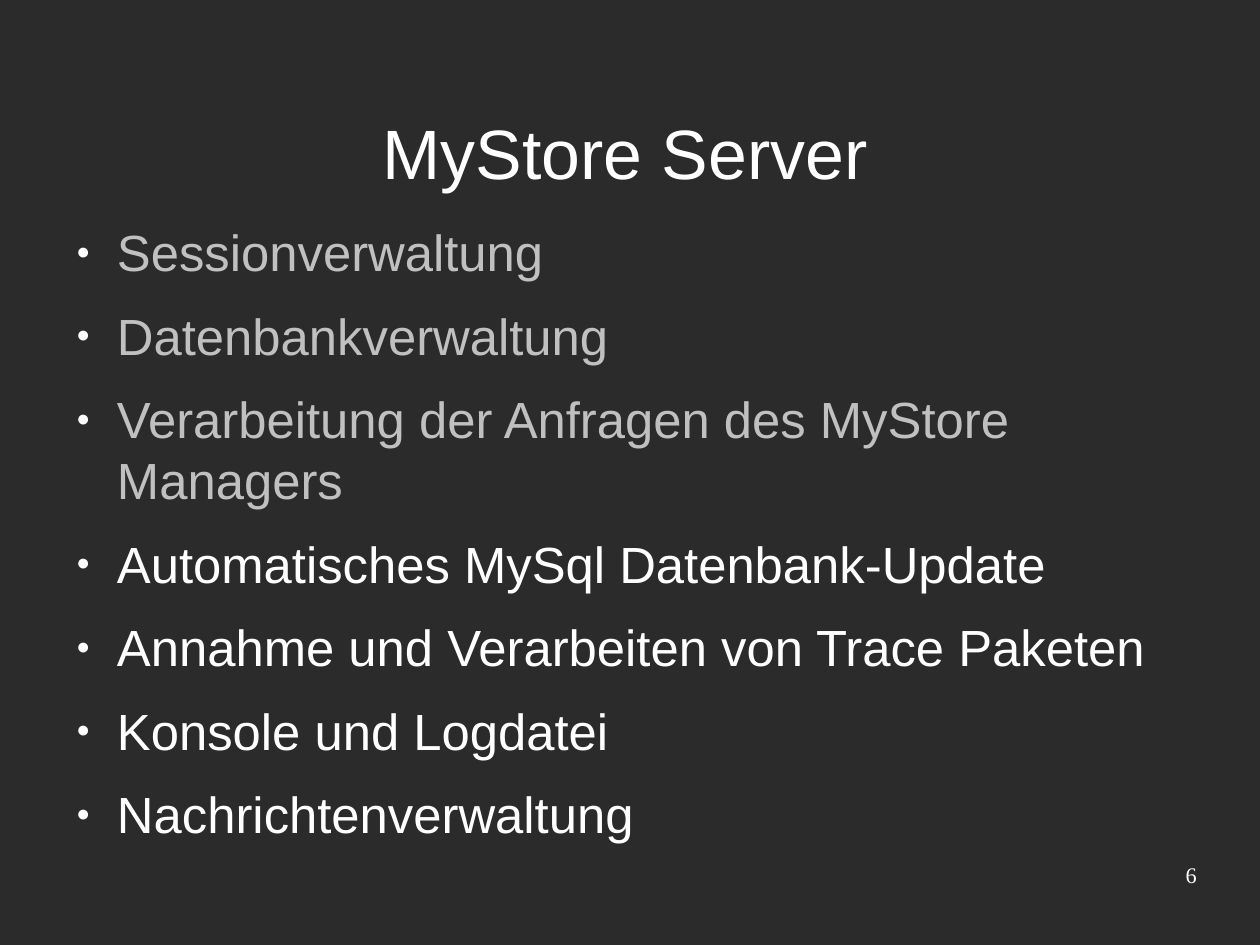
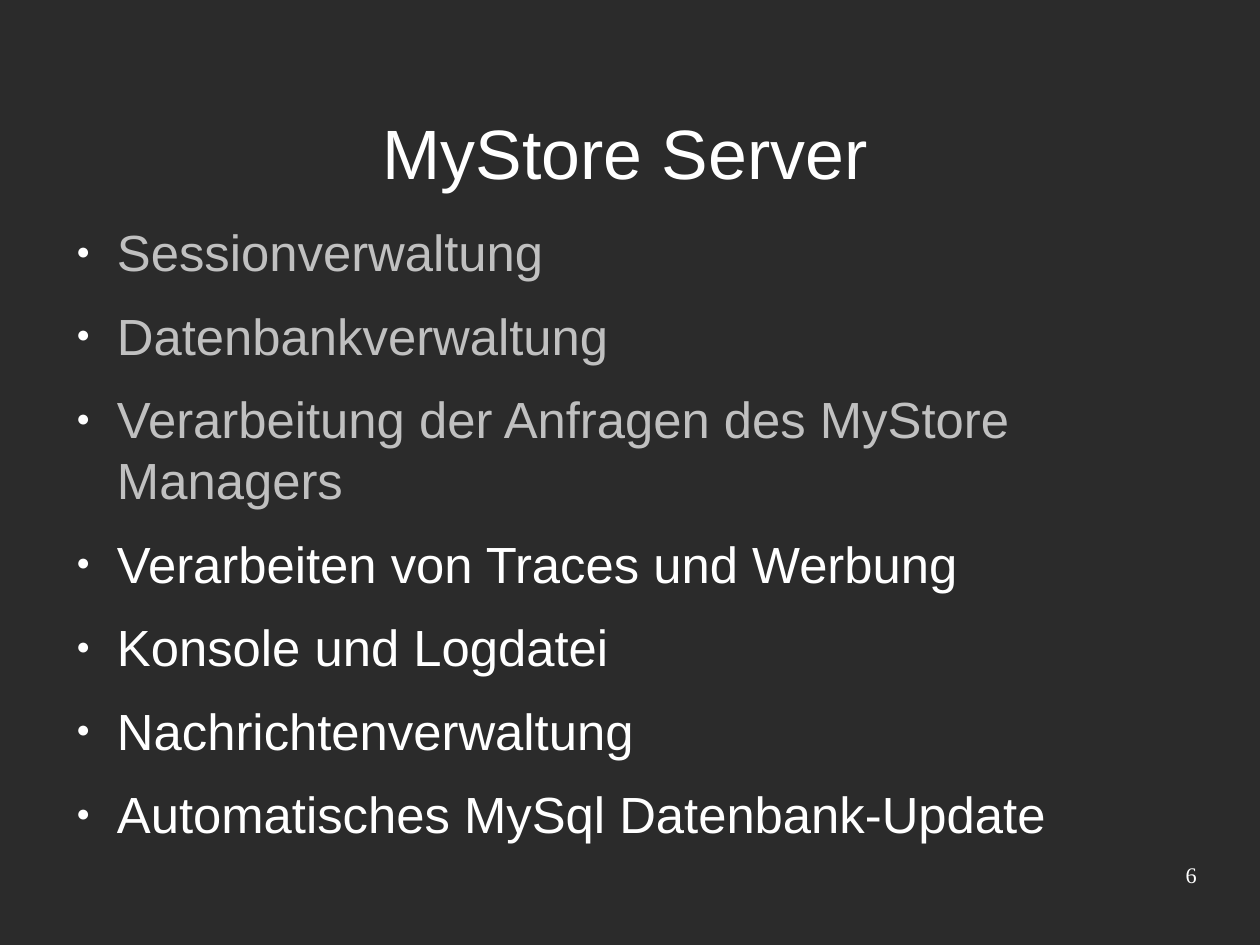
Before and after one commit to Niondir/rika-led, a slide deck: slide 6 of präsentation 3/part 1/präsentation31.odp. Drawn at 1260x945 pixels with LibreOffice and Linux fonts; fonts in the diff are those of the drawing; background and template pictures are left out; a plain dark background stands for a picture behind light text. Boxes give left, top, right and bottom in pixels: in the first picture for what was removed or moved away, otherwise in the second. Text is boxed around its words. In the diff, an @@ line names an element or a change of style, - is before the commit and + after.

```diff
--- a/präsentation 3/part 1/präsentation31.odp
+++ b/präsentation 3/part 1/präsentation31.odp
@@ text at (x1=117, y1=546, x2=957, y2=593): text changed @@
-● Automatisches MySql Datenbank-Update
-● Annahme und Verarbeiten von Trace Paketen
+● Verarbeiten von Traces und Werbung
@@ text at (x1=117, y1=796, x2=1045, y2=844): paragraph added @@
+● Automatisches MySql Datenbank-Update
```
Also in this commit, not shown: 7 other slides changed, 1 slide added, 1 slide removed.
